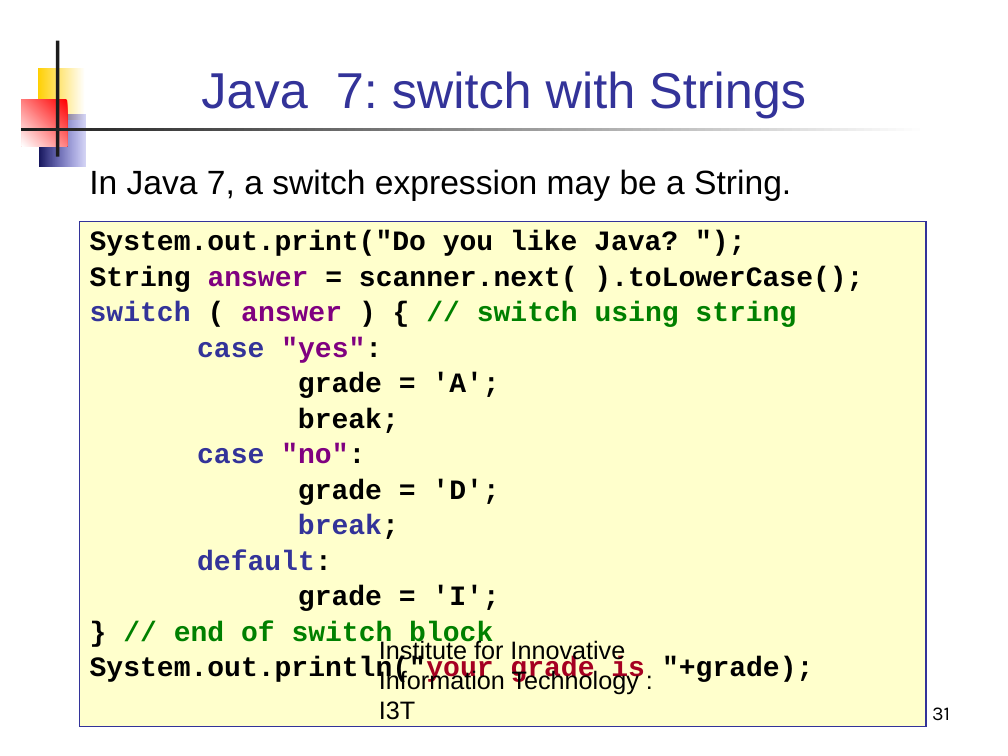
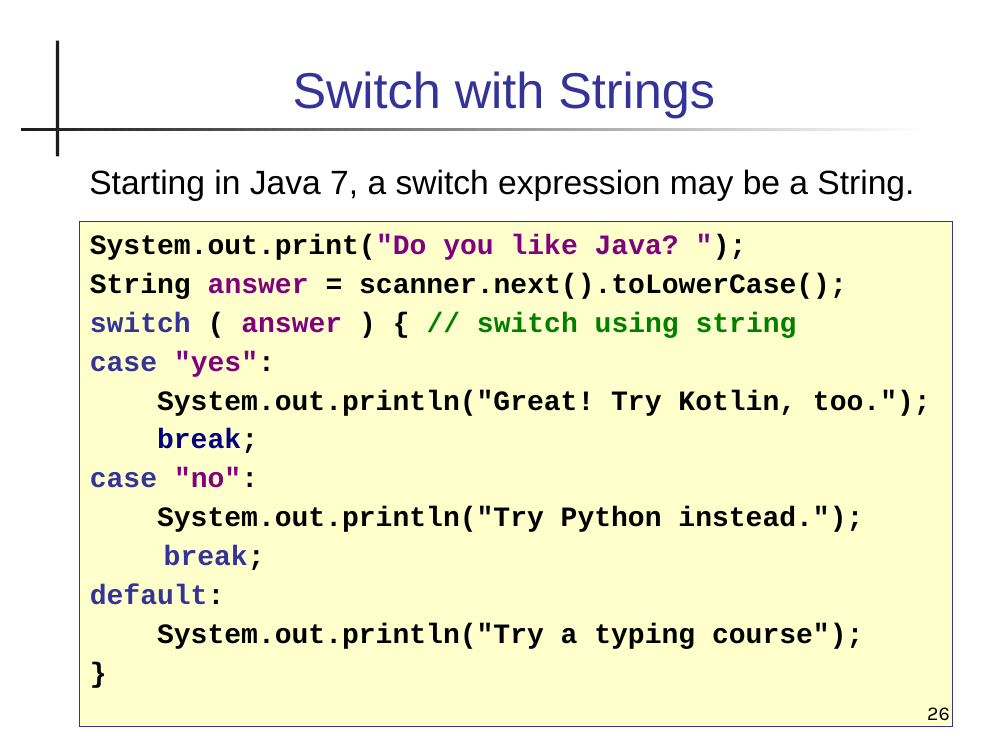
Before and after one commit to skeoop/skeoop.github.io, a slide deck: slide 26 of java-basics/10-Conditional2.ppt (slide 31 before the commit). Drawn at 1008x756 pixels with LibreOffice and Linux fonts; fonts in the diff are those of the drawing. Boxes give left, top, right and bottom in pixels: in the first picture for what was removed or moved away, otherwise in the second. Text is boxed around its words. In the diff, an @@ line names an element or a change of style, - is before the commit and + after.

```diff
--- a/java-basics/10-Conditional2.ppt
+++ b/java-basics/10-Conditional2.ppt
@@ rectangle removed at [37,68,85,120] @@
@@ title at [293,71,715,118]: text changed @@
-Java 7: switch with Strings
+Switch with Strings
@@ rectangle removed at [22,100,68,146] @@
@@ rectangle removed at [39,115,85,167] @@
@@ text at [89,169,914,201]: text changed @@
-In Java 7, a switch expression may be a String.
+Starting in Java 7, a switch expression may be a String.
@@ text "System.out.print("Do you like Java? ");": place and size @@
-text "System.out.print("Do you like Java? ");" at [80,222,926,727]
+text "System.out.print("Do you like Java? ");" at [80,222,953,727]
@@ text at [90,234,797,605]: text colour #000000 to #800080 in "System.out.print("Do you like Java? ");"; text colour #000000 to #000080 in "break;"; indent changed; line spacing 0.9 to 1 @@
@@ text at [90,273,847,299]: text changed @@
-String answer = scanner.next( ).toLowerCase();
+String answer = scanner.next().toLowerCase();
@@ text at [157,390,931,416]: text changed @@
-grade = 'A';
+System.out.println("Great! Try Kotlin, too.");
@@ text at [157,506,863,532]: text changed @@
-grade = 'D';
+System.out.println("Try Python instead.");
@@ text at [157,623,863,649]: text changed @@
-grade = 'I';
-} // end of switch block
-System.out.println("your grade is "+grade);
+System.out.println("Try a typing course");
+}
@@ text removed at [379,639,639,720] @@
-Institute for Innovative Information Technology : I3T
@@ page number at [927,707,950,727]: text changed @@
-31
+26
```
Also in this commit, not shown: 21 other slides changed, 3 slides added, 8 slides removed, 14 other files.
